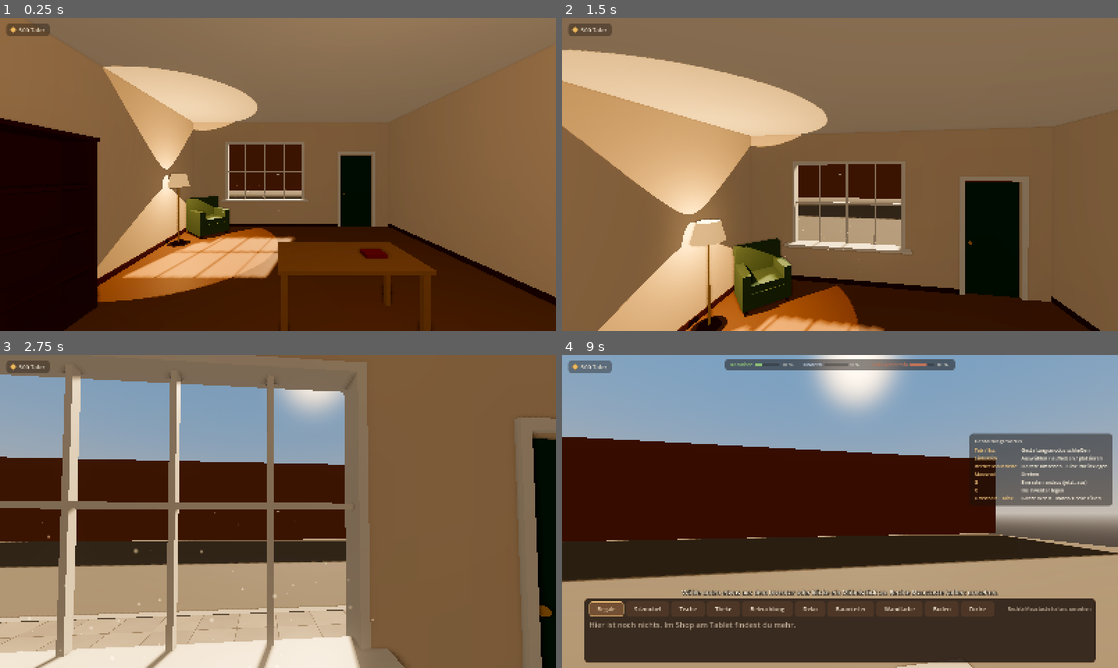
Above: before the commit, frames 1-4 (two rows, left to right).
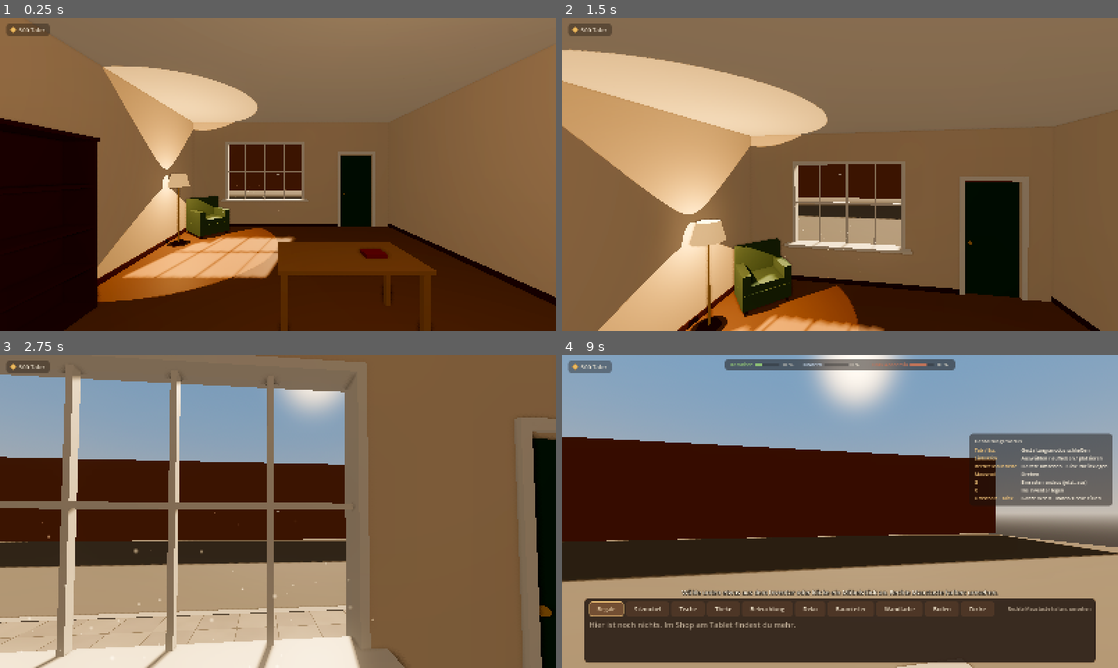
Above: after the commit, the same moments.

Repository: muschel99/Buecherei-Game
Game: Godot game, scene res://scenes/main.tscn
Two runs of this game, one before a commit and one after it. Both use one fixed random seed, a clock stepped at 60 frames per second and the inputs below.
Inputs (mouse positions are in pixels of both pictures, inside the frame that each line leads up to):
- Up to frame 1 (0.25 s): no input
- Up to frame 2 (1.5 s): tap Enter at 0.5 s; move the mouse to (867, 174) at 0.52 s; hold X (build_delete) 0.53-1.28 s; hold W (move_forward) from 0.53 s (still down); tap Space (jump) at 0.77 s; move the mouse to (812, 174) at 1.27 s; tap Shift (build_paint_all) at 1.35 s
- Up to frame 3 (2.75 s): keep holding W (move_forward); tap Space (jump) at 1.52 s; move the mouse to (289, 505) at 2.02 s; press the mouse at (289, 505) at 2.03 s
- Up to frame 4 (9 s): move the mouse to (834, 517) at 2.77 s; release the mouse at (834, 517) at 2.78 s; tap Mouse wheel up (build_rotate) at 2.85 s; tap Space (jump) at 3.02, 3.77, 4.52, 6.02, 6.77, 7.52 s; move the mouse to (878, 514) at 3.52 s; hold Mouse wheel down (build_rotate_back) 3.53-4.28 s; move the mouse to (795, 508) at 4.27 s; tap G (build_toggle_grid) at 4.35 s; move the mouse to (845, 511) at 5.02 s; hold Ctrl (crouch) 5.03-5.78 s; move the mouse to (817, 505) at 5.77 s; release W (move_forward) at 5.78 s; hold D (move_right) 5.78-6.53 s; tap E (interact) at 5.85 s; move the mouse to (867, 511) at 6.52 s; hold W (move_forward) 6.53-7.28 s; hold Tab (toggle_build_mode) 6.53-7.28 s; move the mouse to (728, 527) at 7.27 s; hold D (move_right) 7.28-8.03 s; tap X (build_delete) at 7.35 s; click (728, 527) at 7.42 s; move the mouse to (895, 442) at 8.02 s; hold S (move_back) 8.03-8.78 s; hold Shift (build_paint_all) 8.03-8.78 s; move the mouse to (812, 574) at 8.77 s; hold A (move_left) from 8.78 s (still down); click (812, 574) at 8.85 s

The runs differ from the first frame. In frame 1, less than 0.1% of the frame differs, in the area x 34-35%, y 65-66%; in frame 2, less than 0.1%; in frame 3, 0.3%, in the area x 7-99%, y 2-100%; in frame 4, less than 0.1%.

Commit message:
Kein Flimmern (Z-Fighting) mehr an Regalstreben und Möbelkanten
Wo zwei Teile eines Modells genau in derselben Ebene enden (z. B. Bretter und
Seitenwände des Würfelregals), konnte die Grafikkarte nicht entscheiden, welche
Fläche vorn liegt – die Kante flimmerte. Jetzt liegt die kleinere der beiden
Flächen 2 mm weiter innen (unsichtbar, aber eindeutig).

Geprüft und behoben in allen Möbel-Szenen, im Raum (Fenster, Türrahmen,
Fußleisten), am Gehweg und am Lieferkarton: Würfelregal, Bücherregal, Regalwand,
Sessel, Sofa, Gartenlaterne, Pflanzenraumteiler, Wandbild.

Co-Authored-By: Claude Opus 5.5 <noreply@anthropic.com>
Claude-Session: https://claude.ai/code/session_019h7HXfFS3pVv47U8YJjpyf

Diff:
--- a/scenes/furniture/armchair.tscn
+++ b/scenes/furniture/armchair.tscn
@@ -93,17 +93,17 @@
 mesh = SubResource("BoxMesh_5")
 
 [node name="Backrest" type="MeshInstance3D" parent="Model" unique_id=509399030]
-transform = Transform3D(1, 0, 0, 0, 1, 0, 0, 0, 1, 0, 0.64, -0.31)
+transform = Transform3D(0.995294, 0, 0, 0, 0.996774, 0, 0, 0, 1, 0, 0.641, -0.31)
 material_override = ExtResource("mat_fabric_green")
 mesh = SubResource("BoxMesh_6")
 
 [node name="ArmLeft" type="MeshInstance3D" parent="Model" unique_id=524740824]
-transform = Transform3D(1, 0, 0, 0, 1, 0, 0, 0, 1, -0.355, 0.49, 0)
+transform = Transform3D(1, 0, 0, 0, 0.9875, 0, 0, 0, 0.9975, -0.355, 0.492, 0.001)
 material_override = ExtResource("mat_fabric_green")
 mesh = SubResource("BoxMesh_7")
 
 [node name="ArmRight" type="MeshInstance3D" parent="Model" unique_id=1530505275]
-transform = Transform3D(1, 0, 0, 0, 1, 0, 0, 0, 1, 0.355, 0.49, 0)
+transform = Transform3D(1, 0, 0, 0, 0.9875, 0, 0, 0, 0.9975, 0.355, 0.492, 0.001)
 material_override = ExtResource("mat_fabric_green")
 mesh = SubResource("BoxMesh_8")
 
--- a/scenes/furniture/bookshelf.tscn
+++ b/scenes/furniture/bookshelf.tscn
@@ -57,7 +57,7 @@
 mesh = SubResource("BoxMesh_side")
 
 [node name="Back" type="MeshInstance3D" parent="Model"]
-transform = Transform3D(1, 0, 0, 0, 1, 0, 0, 0, 1, 0, 1, -0.19)
+transform = Transform3D(1, 0, 0, 0, 0.999, 0, 0, 0, 1, 0, 1.001, -0.19)
 material_override = ExtResource("mat_wood_dark")
 mesh = SubResource("BoxMesh_back")
 
@@ -67,7 +67,7 @@
 mesh = SubResource("BoxMesh_top")
 
 [node name="Base" type="MeshInstance3D" parent="Model"]
-transform = Transform3D(1, 0, 0, 0, 1, 0, 0, 0, 1, 0, 0.04, 0)
+transform = Transform3D(0.996429, 0, 0, 0, 1, 0, 0, 0, 1, 0, 0.04, 0)
 material_override = ExtResource("mat_wood_dark")
 mesh = SubResource("BoxMesh_base")
 
--- a/scenes/furniture/divider_shelf.tscn
+++ b/scenes/furniture/divider_shelf.tscn
@@ -98,27 +98,27 @@
 mesh = SubResource("BoxMesh_or86q")
 
 [node name="Board1" type="MeshInstance3D" parent="Model" unique_id=63678667]
-transform = Transform3D(1, 0, 0, 0, 1, 0, 0, 0, 1, 0, 0.06, 0)
+transform = Transform3D(0.997241, 0, 0, 0, 1, 0, 0, 0, 0.988571, 0, 0.06, 0)
 material_override = ExtResource("2_g42hs")
 mesh = SubResource("BoxMesh_o1a1w")
 
 [node name="Board2" type="MeshInstance3D" parent="Model" unique_id=388454913]
-transform = Transform3D(1, 0, 0, 0, 1, 0, 0, 0, 1, 0, 0.48, 0)
+transform = Transform3D(0.997241, 0, 0, 0, 1, 0, 0, 0, 0.988571, 0, 0.48, 0)
 material_override = ExtResource("2_g42hs")
 mesh = SubResource("BoxMesh_35dht")
 
 [node name="Board3" type="MeshInstance3D" parent="Model" unique_id=1202362824]
-transform = Transform3D(1, 0, 0, 0, 1, 0, 0, 0, 1, 0, 0.9, 0)
+transform = Transform3D(0.997241, 0, 0, 0, 1, 0, 0, 0, 0.988571, 0, 0.9, 0)
 material_override = ExtResource("2_g42hs")
 mesh = SubResource("BoxMesh_srgq0")
 
 [node name="Board4" type="MeshInstance3D" parent="Model" unique_id=1169986797]
-transform = Transform3D(1, 0, 0, 0, 1, 0, 0, 0, 1, 0, 1.32, 0)
+transform = Transform3D(0.997241, 0, 0, 0, 1, 0, 0, 0, 0.988571, 0, 1.32, 0)
 material_override = ExtResource("2_g42hs")
 mesh = SubResource("BoxMesh_ri2k2")
 
 [node name="Board5" type="MeshInstance3D" parent="Model" unique_id=2100104003]
-transform = Transform3D(1, 0, 0, 0, 1, 0, 0, 0, 1, 0, 1.74, 0)
+transform = Transform3D(0.997241, 0, 0, 0, 1, 0, 0, 0, 0.988571, 0, 1.74, 0)
 material_override = ExtResource("2_g42hs")
 mesh = SubResource("BoxMesh_kkt3u")
 
--- a/scenes/furniture/lantern_garden.tscn
+++ b/scenes/furniture/lantern_garden.tscn
@@ -72,22 +72,22 @@
 mesh = SubResource("BoxMesh_r4403")
 
 [node name="Post2" type="MeshInstance3D" parent="Model" unique_id=952978396]
-transform = Transform3D(1, 0, 0, 0, 1, 0, 0, 0, 1, -0.07, 0.11, -0.07)
+transform = Transform3D(1, 0, 0, 0, 0.977778, 0, 0, 0, 1, -0.07, 0.11, -0.07)
 material_override = ExtResource("1_rnhi4")
 mesh = SubResource("BoxMesh_2sqxu")
 
 [node name="Post3" type="MeshInstance3D" parent="Model" unique_id=920226394]
-transform = Transform3D(1, 0, 0, 0, 1, 0, 0, 0, 1, 0.07, 0.11, -0.07)
+transform = Transform3D(1, 0, 0, 0, 0.977778, 0, 0, 0, 1, 0.07, 0.11, -0.07)
 material_override = ExtResource("1_rnhi4")
 mesh = SubResource("BoxMesh_2m5pb")
 
 [node name="Post4" type="MeshInstance3D" parent="Model" unique_id=1919767744]
-transform = Transform3D(1, 0, 0, 0, 1, 0, 0, 0, 1, -0.07, 0.11, 0.07)
+transform = Transform3D(1, 0, 0, 0, 0.977778, 0, 0, 0, 1, -0.07, 0.11, 0.07)
 material_override = ExtResource("1_rnhi4")
 mesh = SubResource("BoxMesh_61341")
 
 [node name="Post5" type="MeshInstance3D" parent="Model" unique_id=22615]
-transform = Transform3D(1, 0, 0, 0, 1, 0, 0, 0, 1, 0.07, 0.11, 0.07)
+transform = Transform3D(1, 0, 0, 0, 0.977778, 0, 0, 0, 1, 0.07, 0.11, 0.07)
 material_override = ExtResource("1_rnhi4")
 mesh = SubResource("BoxMesh_e55aq")
 
--- a/scenes/furniture/planter_divider.tscn
+++ b/scenes/furniture/planter_divider.tscn
@@ -138,7 +138,7 @@
 mesh = SubResource("BoxMesh_wglsr")
 
 [node name="Soil" type="MeshInstance3D" parent="Model" unique_id=305697632]
-transform = Transform3D(1, 0, 0, 0, 1, 0, 0, 0, 1, 0, 0.395, 0)
+transform = Transform3D(1, 0, 0, 0, 0.8, 0, 0, 0, 1, 0, 0.394, 0)
 material_override = ExtResource("2_66326")
 mesh = SubResource("BoxMesh_gnimd")
 
--- a/scenes/furniture/shelf_cube_white.tscn
+++ b/scenes/furniture/shelf_cube_white.tscn
@@ -71,47 +71,47 @@
 [node name="Model" type="Node3D" parent="." unique_id=1550652801]
 
 [node name="SideLeft" type="MeshInstance3D" parent="Model" unique_id=1553062665]
-transform = Transform3D(1, 0, 0, 0, 1, 0, 0, 0, 1, -0.4675, 0.75, 0)
+transform = Transform3D(1, 0, 0, 0, 0.994666, 0, 0, 0, 0.994737, -0.4675, 0.75, 0.001)
 material_override = ExtResource("1_d4wef")
 mesh = SubResource("BoxMesh_02vgu")
 
 [node name="SideRight" type="MeshInstance3D" parent="Model" unique_id=1416696757]
-transform = Transform3D(1, 0, 0, 0, 1, 0, 0, 0, 1, 0.4675, 0.75, 0)
+transform = Transform3D(1, 0, 0, 0, 0.994666, 0, 0, 0, 0.994737, 0.4675, 0.75, 0.001)
 material_override = ExtResource("1_d4wef")
 mesh = SubResource("BoxMesh_wuf1j")
 
 [node name="Back" type="MeshInstance3D" parent="Model" unique_id=1951508606]
-transform = Transform3D(1, 0, 0, 0, 1, 0, 0, 0, 1, 0, 0.75, -0.185)
+transform = Transform3D(0.995833, 0, 0, 0, 0.997333, 0, 0, 0, 1, 0, 0.75, -0.185)
 material_override = ExtResource("1_d4wef")
 mesh = SubResource("BoxMesh_0hnqd")
 
 [node name="Board0" type="MeshInstance3D" parent="Model" unique_id=1201077116]
-transform = Transform3D(1, 0, 0, 0, 1, 0, 0, 0, 1, 0, 0.0125, 0)
+transform = Transform3D(0.991666, 0, 0, 0, 1, 0, 0, 0, 0.984211, 0, 0.0125, 0.001)
 material_override = ExtResource("1_d4wef")
 mesh = SubResource("BoxMesh_cysmk")
 
 [node name="Board1" type="MeshInstance3D" parent="Model" unique_id=472141457]
-transform = Transform3D(1, 0, 0, 0, 1, 0, 0, 0, 1, 0, 0.5, 0)
+transform = Transform3D(0.991666, 0, 0, 0, 1, 0, 0, 0, 0.984211, 0, 0.5, 0.001)
 material_override = ExtResource("1_d4wef")
 mesh = SubResource("BoxMesh_5macm")
 
 [node name="Board2" type="MeshInstance3D" parent="Model" unique_id=1303053276]
-transform = Transform3D(1, 0, 0, 0, 1, 0, 0, 0, 1, 0, 1, 0)
+transform = Transform3D(0.991666, 0, 0, 0, 1, 0, 0, 0, 0.984211, 0, 1, 0.001)
 material_override = ExtResource("1_d4wef")
 mesh = SubResource("BoxMesh_2t2e2")
 
 [node name="Board3" type="MeshInstance3D" parent="Model" unique_id=172516604]
-transform = Transform3D(1, 0, 0, 0, 1, 0, 0, 0, 1, 0, 1.4875, 0)
+transform = Transform3D(0.991666, 0, 0, 0, 1, 0, 0, 0, 0.984211, 0, 1.4875, 0.001)
 material_override = ExtResource("1_d4wef")
 mesh = SubResource("BoxMesh_rkoa7")
 
 [node name="Divider1" type="MeshInstance3D" parent="Model" unique_id=1353993177]
-transform = Transform3D(1, 0, 0, 0, 1, 0, 0, 0, 1, -0.16, 0.75, 0)
+transform = Transform3D(1, 0, 0, 0, 0.994666, 0, 0, 0, 0.994737, -0.16, 0.75, 0.001)
 material_override = ExtResource("1_d4wef")
 mesh = SubResource("BoxMesh_y7cnl")
 
 [node name="Divider2" type="MeshInstance3D" parent="Model" unique_id=1589917169]
-transform = Transform3D(1, 0, 0, 0, 1, 0, 0, 0, 1, 0.16, 0.75, 0)
+transform = Transform3D(1, 0, 0, 0, 0.994666, 0, 0, 0, 0.994737, 0.16, 0.75, 0.001)
 material_override = ExtResource("1_d4wef")
 mesh = SubResource("BoxMesh_ehd35")
 
--- a/scenes/furniture/sofa_chesterfield.tscn
+++ b/scenes/furniture/sofa_chesterfield.tscn
@@ -162,12 +162,12 @@
 mesh = SubResource("BoxMesh_wopgd")
 
 [node name="Back" type="MeshInstance3D" parent="Model" unique_id=950179898]
-transform = Transform3D(1, 0, 0, 0, 1, 0, 0, 0, 1, 0, 0.63, -0.325)
+transform = Transform3D(0.99579, 0, 0, 0, 1, 0, 0, 0, 1, 0, 0.63, -0.325)
 material_override = ExtResource("2_kj5e8")
 mesh = SubResource("BoxMesh_gbit6")
 
 [node name="ArmLeft" type="MeshInstance3D" parent="Model" unique_id=1915146462]
-transform = Transform3D(1, 0, 0, 0, 1, 0, 0, 0, 1, -0.86, 0.52, 0)
+transform = Transform3D(0.988889, 0, 0, 0, 1, 0, 0, 0, 0.995294, -0.859, 0.52, 0)
 material_override = ExtResource("2_kj5e8")
 mesh = SubResource("BoxMesh_rc6lx")
 
@@ -177,7 +177,7 @@
 mesh = SubResource("CylinderMesh_m8mda")
 
 [node name="ArmRight" type="MeshInstance3D" parent="Model" unique_id=1252870057]
-transform = Transform3D(1, 0, 0, 0, 1, 0, 0, 0, 1, 0.86, 0.52, 0)
+transform = Transform3D(0.988889, 0, 0, 0, 1, 0, 0, 0, 0.995294, 0.859, 0.52, 0)
 material_override = ExtResource("2_kj5e8")
 mesh = SubResource("BoxMesh_ju80k")
 
--- a/scenes/furniture/wall_picture.tscn
+++ b/scenes/furniture/wall_picture.tscn
@@ -44,7 +44,7 @@
 mesh = SubResource("BoxMesh_4u4xd")
 
 [node name="ShapeB" type="MeshInstance3D" parent="Model" unique_id=1597967350]
-transform = Transform3D(1, 0, 0, 0, 1, 0, 0, 0, 1, 0.1, -0.06, 0.036)
+transform = Transform3D(1, 0, 0, 0, 0.983333, 0, 0, 0, 1, 0.1, -0.059, 0.036)
 material_override = ExtResource("4_bxxru")
 mesh = SubResource("BoxMesh_8nxov")
 
--- a/scenes/main.tscn
+++ b/scenes/main.tscn
@@ -125,7 +125,7 @@
 shape = SubResource("BoxShape3D_sidewalk")
 
 [node name="Curb" type="MeshInstance3D" parent="Outside"]
-transform = Transform3D(1, 0, 0, 0, 1, 0, 0, 0, 1, 0, -0.06, -6.56)
+transform = Transform3D(0.999667, 0, 0, 0, 1, 0, 0, 0, 1, 0, -0.06, -6.56)
 mesh = SubResource("BoxMesh_curb")
 material_override = ExtResource("13_curb")
 
--- a/scenes/objects/delivery_box.tscn
+++ b/scenes/objects/delivery_box.tscn
@@ -35,17 +35,17 @@
 material_override = ExtResource("2_cardboard")
 
 [node name="TapeTop" type="MeshInstance3D" parent="Model"]
-transform = Transform3D(1, 0, 0, 0, 1, 0, 0, 0, 1, 0, 0.362, 0)
+transform = Transform3D(1, 0, 0, 0, 1, 0, 0, 0, 0.990698, 0, 0.362, 0)
 mesh = SubResource("BoxMesh_tape_top")
 material_override = ExtResource("3_tape")
 
 [node name="TapeFront" type="MeshInstance3D" parent="Model"]
-transform = Transform3D(1, 0, 0, 0, 1, 0, 0, 0, 1, 0, 0.31, 0.212)
+transform = Transform3D(0.95, 0, 0, 0, 0.98, 0, 0, 0, 1, 0, 0.309, 0.212)
 mesh = SubResource("BoxMesh_tape_side")
 material_override = ExtResource("3_tape")
 
 [node name="TapeBack" type="MeshInstance3D" parent="Model"]
-transform = Transform3D(1, 0, 0, 0, 1, 0, 0, 0, 1, 0, 0.31, -0.212)
+transform = Transform3D(0.95, 0, 0, 0, 0.98, 0, 0, 0, 1, 0, 0.309, -0.212)
 mesh = SubResource("BoxMesh_tape_side")
 material_override = ExtResource("3_tape")
 
--- a/scenes/rooms/ground_floor_room.tscn
+++ b/scenes/rooms/ground_floor_room.tscn
@@ -124,22 +124,22 @@
 size = Vector3(1, 2.2, 0.4)
 
 [node name="SkirtingLeft" type="MeshInstance3D" parent="Structure"]
-transform = Transform3D(1, 0, 0, 0, 1, 0, 0, 0, 1, -2.99, 0.05, 0)
+transform = Transform3D(1, 0, 0, 0, 1, 0, 0, 0, 0.9995, -2.99, 0.05, 0)
 mesh = SubResource("BoxMesh_skirting_long")
 material_override = ExtResource("4_wood_dark")
 
 [node name="SkirtingRight" type="MeshInstance3D" parent="Structure"]
-transform = Transform3D(1, 0, 0, 0, 1, 0, 0, 0, 1, 2.99, 0.05, 0)
+transform = Transform3D(1, 0, 0, 0, 1, 0, 0, 0, 0.99975, 2.99, 0.05, -0.001)
 mesh = SubResource("BoxMesh_skirting_long")
 material_override = ExtResource("4_wood_dark")
 
 [node name="SkirtingBack" type="MeshInstance3D" parent="Structure"]
-transform = Transform3D(1, 0, 0, 0, 1, 0, 0, 0, 1, 0, 0.05, 3.99)
+transform = Transform3D(0.999333, 0, 0, 0, 0.96, 0, 0, 0, 1, 0, 0.05, 3.99)
 mesh = SubResource("BoxMesh_skirting_back")
 material_override = ExtResource("4_wood_dark")
 
 [node name="SkirtingFront" type="MeshInstance3D" parent="Structure"]
-transform = Transform3D(1, 0, 0, 0, 1, 0, 0, 0, 1, -0.75, 0.05, -3.99)
+transform = Transform3D(0.999111, 0, 0, 0, 0.96, 0, 0, 0, 1, -0.75, 0.05, -3.99)
 mesh = SubResource("BoxMesh_skirting_front")
 material_override = ExtResource("4_wood_dark")
 
@@ -177,17 +177,17 @@
 transform = Transform3D(1, 0, 0, 0, 1, 0, 0, 0, 1, -0.8, 1.7, -4.1)
 
 [node name="FrameTop" type="MeshInstance3D" parent="Window"]
-transform = Transform3D(1, 0, 0, 0, 1, 0, 0, 0, 1, 0, 0.87, 0)
+transform = Transform3D(0.996666, 0, 0, 0, 1, 0, 0, 0, 1, 0, 0.87, 0)
 mesh = SubResource("BoxMesh_frame_horizontal")
 material_override = ExtResource("5_paint_white")
 
 [node name="FrameLeft" type="MeshInstance3D" parent="Window"]
-transform = Transform3D(1, 0, 0, 0, 1, 0, 0, 0, 1, -1.17, 0, 0)
+transform = Transform3D(1, 0, 0, 0, 0.996667, 0, 0, 0, 0.981818, -1.17, -0.001, 0)
 mesh = SubResource("BoxMesh_frame_vertical")
 material_override = ExtResource("5_paint_white")
 
 [node name="FrameRight" type="MeshInstance3D" parent="Window"]
-transform = Transform3D(1, 0, 0, 0, 1, 0, 0, 0, 1, 1.17, 0, 0)
+transform = Transform3D(1, 0, 0, 0, 0.996667, 0, 0, 0, 0.981818, 1.17, -0.001, 0)
 mesh = SubResource("BoxMesh_frame_vertical")
 material_override = ExtResource("5_paint_white")
 
@@ -197,25 +197,27 @@
 material_override = ExtResource("5_paint_white")
 
 [node name="Muntin1" type="MeshInstance3D" parent="Window"]
-transform = Transform3D(1, 0, 0, 0, 1, 0, 0, 0, 1, -0.6, 0, 0)
+transform = Transform3D(1, 0, 0, 0, 0.996667, 0, 0, 0, 0.933333, -0.6, -0.001, 0)
 mesh = SubResource("BoxMesh_muntin_vertical")
 material_override = ExtResource("5_paint_white")
 
 [node name="Muntin2" type="MeshInstance3D" parent="Window"]
+transform = Transform3D(1, 0, 0, 0, 0.996667, 0, 0, 0, 0.933333, 0, -0.001, 0)
 mesh = SubResource("BoxMesh_muntin_vertical")
 material_override = ExtResource("5_paint_white")
 
 [node name="Muntin3" type="MeshInstance3D" parent="Window"]
-transform = Transform3D(1, 0, 0, 0, 1, 0, 0, 0, 1, 0.6, 0, 0)
+transform = Transform3D(1, 0, 0, 0, 0.996667, 0, 0, 0, 0.933333, 0.6, -0.001, 0)
 mesh = SubResource("BoxMesh_muntin_vertical")
 material_override = ExtResource("5_paint_white")
 
 [node name="MuntinHorizontal" type="MeshInstance3D" parent="Window"]
+transform = Transform3D(0.996666, 0, 0, 0, 1, 0, 0, 0, 1, 0, 0, 0)
 mesh = SubResource("BoxMesh_muntin_horizontal")
 material_override = ExtResource("5_paint_white")
 
 [node name="Glass" type="MeshInstance3D" parent="Window"]
-transform = Transform3D(1, 0, 0, 0, 1, 0, 0, 0, 1, 0, 0, -0.03)
+transform = Transform3D(0.998333, 0, 0, 0, 0.998889, 0, 0, 0, 1, 0, -0.001, -0.03)
 cast_shadow = 0
 mesh = SubResource("BoxMesh_glass")
 material_override = ExtResource("6_glass")
@@ -255,17 +257,17 @@
 shape = SubResource("BoxShape3D_door_interact")
 
 [node name="TrimLeft" type="MeshInstance3D" parent="Door"]
-transform = Transform3D(1, 0, 0, 0, 1, 0, 0, 0, 1, -0.54, 1.14, 0.12)
+transform = Transform3D(1, 0, 0, 0, 0.997369, 0, 0, 0, 0.95, -0.54, 1.141, 0.121)
 mesh = SubResource("BoxMesh_door_trim_vertical")
 material_override = ExtResource("5_paint_white")
 
 [node name="TrimRight" type="MeshInstance3D" parent="Door"]
-transform = Transform3D(1, 0, 0, 0, 1, 0, 0, 0, 1, 0.54, 1.14, 0.12)
+transform = Transform3D(1, 0, 0, 0, 0.999123, 0, 0, 0, 1, 0.54, 1.139, 0.12)
 mesh = SubResource("BoxMesh_door_trim_vertical")
 material_override = ExtResource("5_paint_white")
 
 [node name="TrimTop" type="MeshInstance3D" parent="Door"]
-transform = Transform3D(1, 0, 0, 0, 1, 0, 0, 0, 1, 0, 2.24, 0.12)
+transform = Transform3D(0.996552, 0, 0, 0, 1, 0, 0, 0, 0.85, 0, 2.24, 0.121)
 mesh = SubResource("BoxMesh_door_trim_top")
 material_override = ExtResource("5_paint_white")
 
